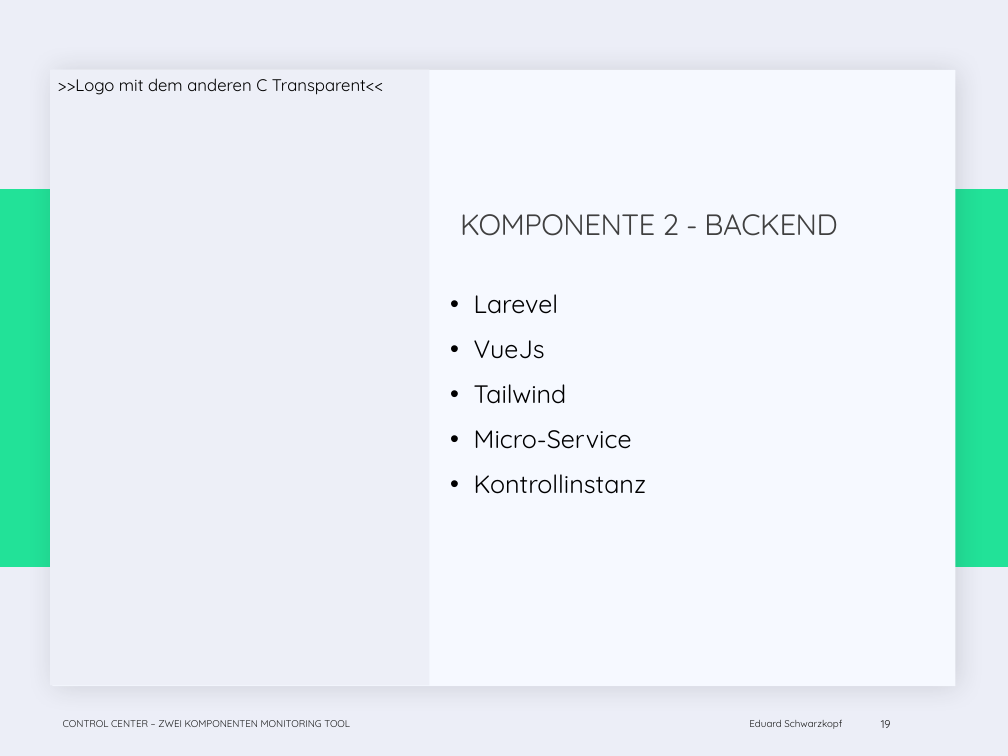
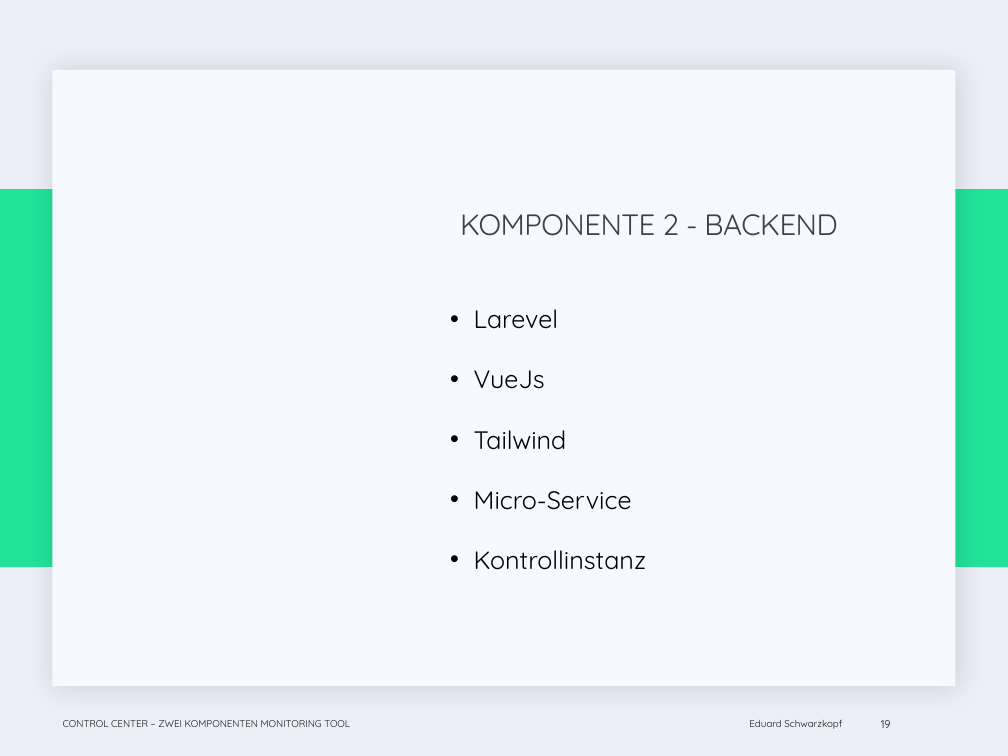
Before and after one commit to EduardSchwarzkopf/Abschlusspr-sentation, a slide deck: slide 19 of Abschluss_präsi.pptx. Drawn at 1008x756 pixels with LibreOffice and Linux fonts; fonts in the diff are those of the drawing; background and template pictures are left out. Boxes give left, top, right and bottom in pixels: in the first picture for what was removed or moved away, otherwise in the second. Text is boxed around its words. In the diff, an @@ line names an element or a change of style, - is before the commit and + after.

```diff
--- a/Abschluss_präsi.pptx
+++ b/Abschluss_präsi.pptx
@@ text removed at [50,70,429,685] @@
-  >>Logo mit dem anderen C Transparent<<
@@ text "Larevel" at [474,309,646,570]: line spacing 1 to 1.5 @@
```
Also in this commit, not shown: 11 other slides changed, 1 slide added.
